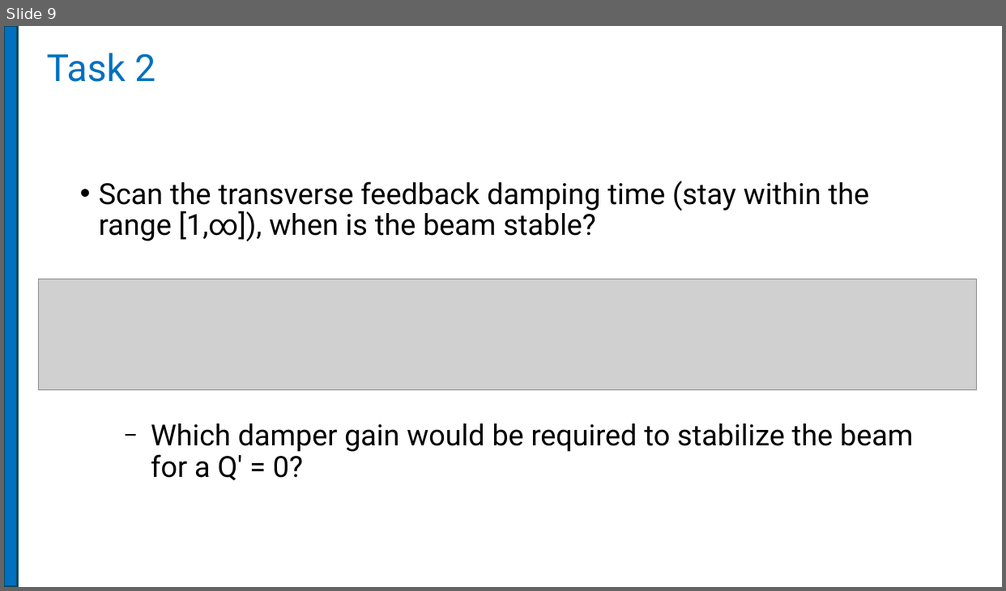
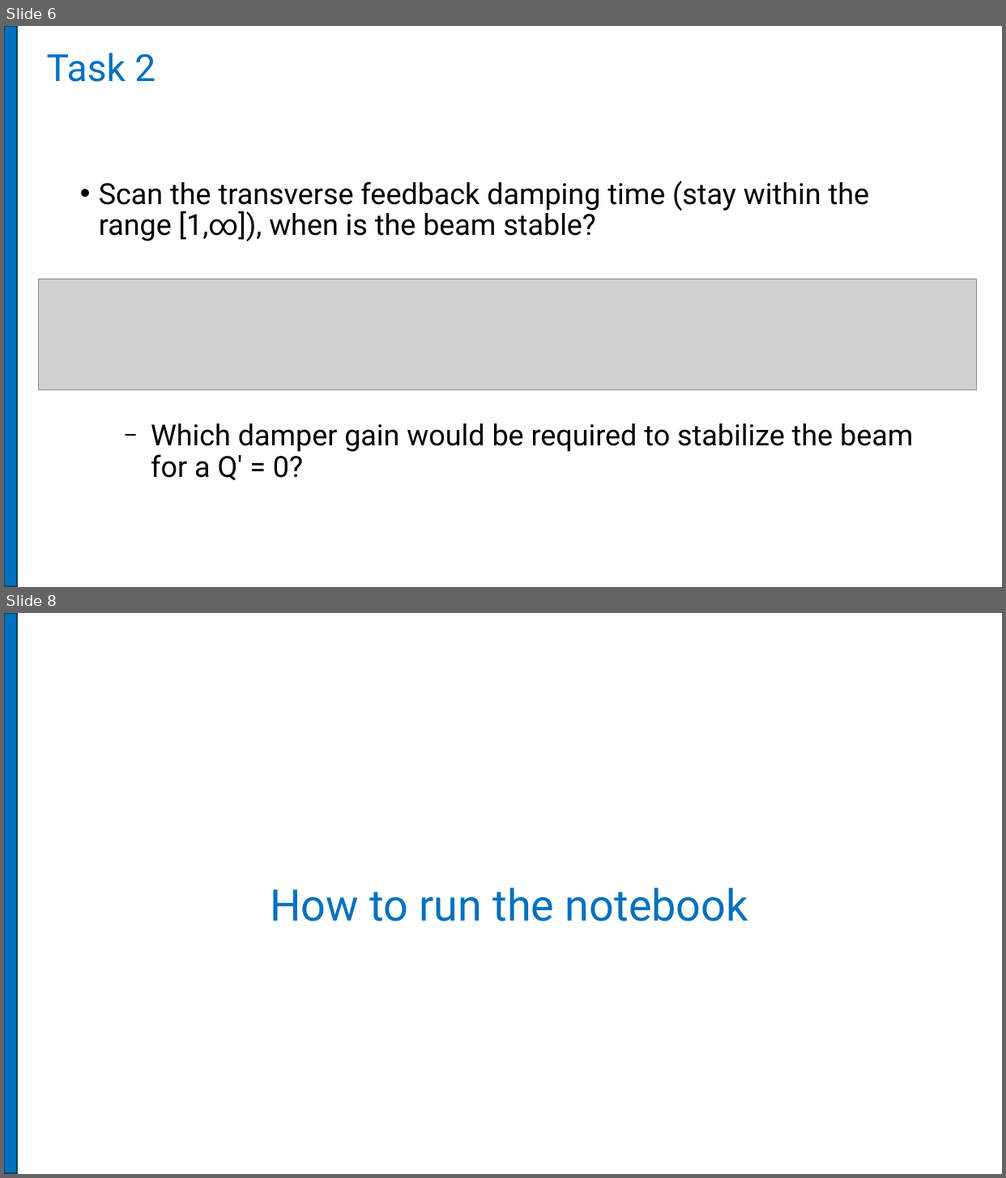
Before and after one commit to JUAS-tutorials/collective-effects-xsuite-tutorials, a slide deck: Instructions.pptx. Shown one above the other, each under a label of ours: slide 9 before the commit, slides 6 and 8 after it; the slides between them are not shown. The pictures are 1006x591 and 1006x1178 pixels, drawn with LibreOffice and Linux fonts; fonts in the diff are those of the drawing; grey boxes stand for pictures. Boxes give left, top, right and bottom in pixels: in the first picture for what was removed or moved away, otherwise in the second. Text is boxed around its words. In the diff, an @@ line names an element or a change of style, - is before the commit and + after.

```diff
--- a/Instructions.pptx
+++ b/Instructions.pptx
@@ slide 8 added at (4, 613, 1002, 1174), background #FFFFFF; not listed: 1 template element that a slide beside it also shows @@
@@ title added at (270, 888, 748, 922), 42 pt, text #0070C0 @@
+How to run the notebook
@@ what was slide 9 is now slide 6 @@
```
Also in this commit, not shown: 7 slides changed, 1 other file.
